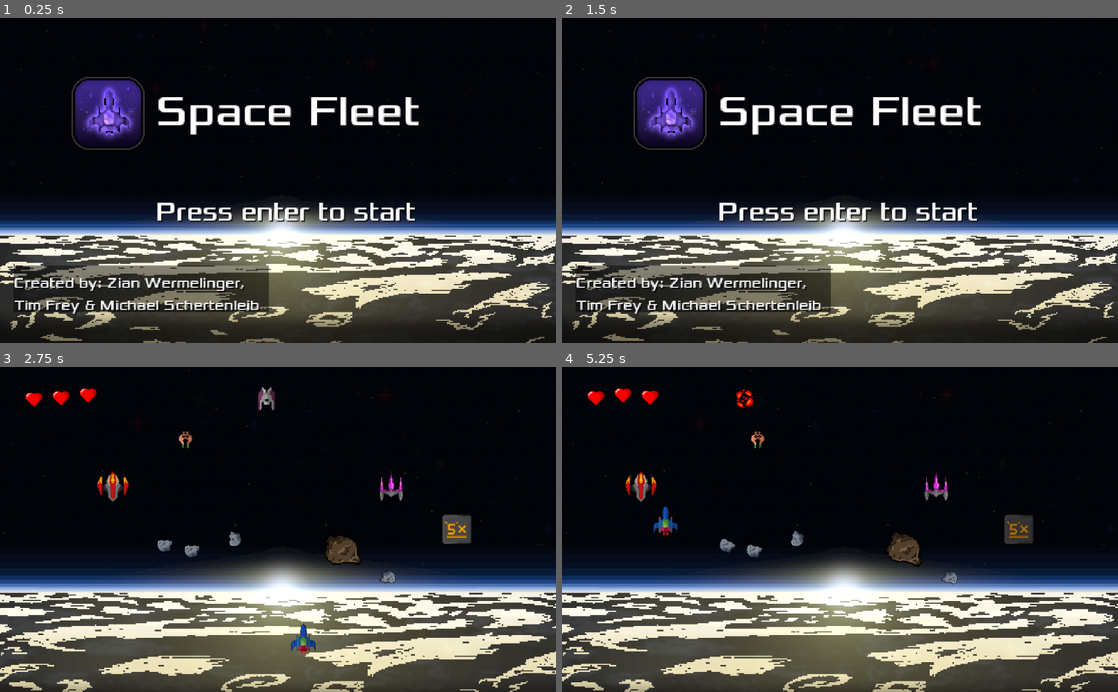
Above: before the commit, frames 1-4 (two rows, left to right).
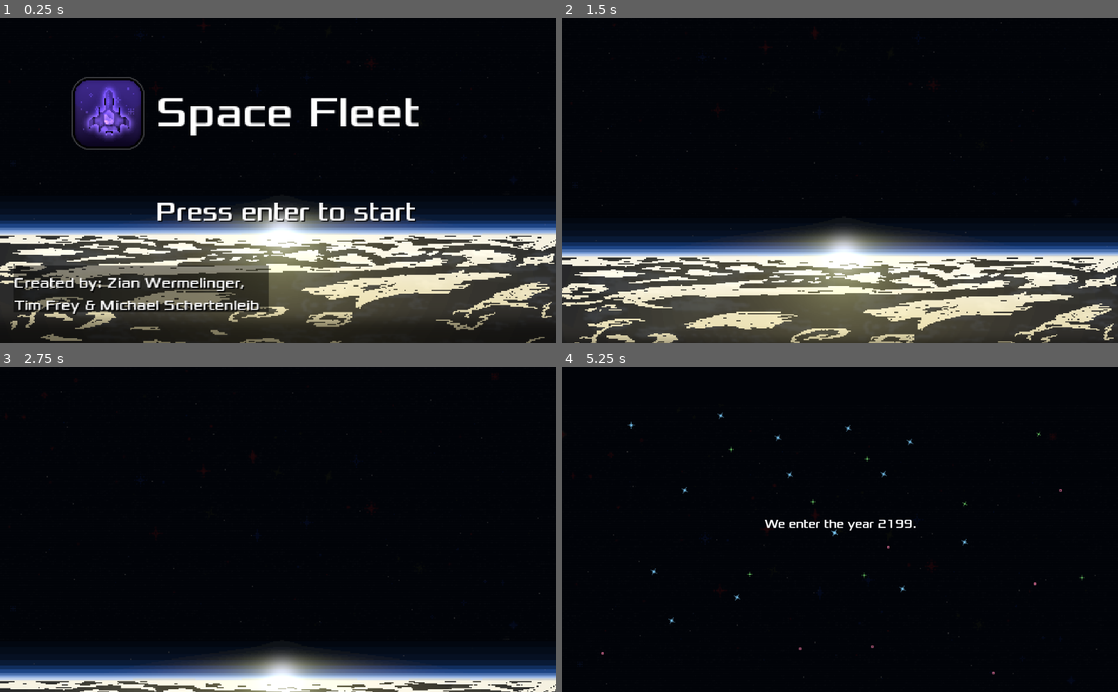
Above: after the commit, the same moments.

Repository: timmmmmb/Brackeys-Game-Jam-2021.1
Game: Godot game, scene res://scenes/Menu.tscn
Same seed, same stepped clock (60 frames per second), same inputs: the game is played once before the commit and once after it.
Inputs:
- Up to frame 1 (0.25 s): no input
- Up to frame 2 (1.5 s): tap Enter (ui_accept) at 0.5, 0.77, 1.25 s; hold D (right) 0.53-1.28 s; hold Space (shoot) 0.53-1.28 s; hold S (down) from 1.28 s (still down); tap Space (shoot) at 1.35 s
- Up to frame 3 (2.75 s): tap Enter (ui_accept) at 1.52 s; release S (down) at 2.03 s; hold D (right) from 2.03 s (still down); hold Space (shoot) from 2.03 s (still down)
- Up to frame 4 (5.25 s): release D (right) at 2.78 s; release Space (shoot) at 2.78 s; hold W (up) 2.78-3.53 s; tap Space (shoot) at 2.85, 4.35 s; tap Enter (ui_accept) at 3.02, 3.77, 4.52 s; hold Space (shoot) 3.53-4.28 s; hold A (left) 3.53-5.03 s; hold S (down) from 5.03 s (still down); hold Space (shoot) from 5.03 s (still down)

The runs differ from the first frame. In frame 1, 1.0% of the frame differs, in the area x 28-76%, y 24-37%; in frame 2, 39%; in frame 3, 41%; in frame 4, 43%, in the area x 0-100%, y 0-100%.

Commit message:
added a cutscene

Diff:
--- /dev/null
+++ b/scenes/Cutscenes.gd
@@ -0,0 +1,4 @@
+extends Node2D
+
+func _on_AnimationPlayer_animation_finished(anim_name: String) -> void:
+	get_tree().change_scene("res://scenes/levels/Level.tscn")
--- /dev/null
+++ b/scenes/Cutscenes.tscn
@@ -0,0 +1,278 @@
+[gd_scene load_steps=12 format=2]
+
+[ext_resource path="res://scenes/entitys/Star.tscn" type="PackedScene" id=1]
+[ext_resource path="res://assets/images/friendlies/PlayerCharacter - 48x48.png" type="Texture" id=2]
+[ext_resource path="res://assets/font/font22pt.tres" type="DynamicFont" id=3]
+[ext_resource path="res://assets/sounds/music/Loneliness & Sudden Hope - Intro Part.wav" type="AudioStream" id=4]
+[ext_resource path="res://scenes/Cutscenes.gd" type="Script" id=5]
+[ext_resource path="res://assets/images/backgrounds/planet-horizon.png" type="Texture" id=6]
+
+[sub_resource type="Animation" id=5]
+resource_name = "Intro"
+length = 30.0
+tracks/0/type = "value"
+tracks/0/path = NodePath("Label:text")
+tracks/0/interp = 1
+tracks/0/loop_wrap = true
+tracks/0/imported = false
+tracks/0/enabled = true
+tracks/0/keys = {
+"times": PoolRealArray( 0, 2, 4, 6, 8, 12, 15, 18.5, 22, 24.9 ),
+"transitions": PoolRealArray( 1, 1, 1, 1, 1, 1, 1, 1, 1, 1 ),
+"update": 1,
+"values": [ "", "We enter the year 2199.
+", "We enter the year 2199.
+Soon the new century begins.", "We enter the year 2199.
+Soon the new century begins.
+However, without us humans. ", "After the occupation of Mars, we tried our best with Titan, one of Jupiter's many moons. ", "But what we didn't know, it was inhabited.", "After landing they wiped out the crew and started their invasion. ", "It only took them a few months, before the people on Mars got annihilated.", "Our last hope is the lonely pilot. The only survivor of the attack on Mars. ", "" ]
+}
+tracks/1/type = "value"
+tracks/1/path = NodePath("Spaceship:position")
+tracks/1/interp = 1
+tracks/1/loop_wrap = true
+tracks/1/imported = false
+tracks/1/enabled = true
+tracks/1/keys = {
+"times": PoolRealArray( 0, 24.9, 29.9 ),
+"transitions": PoolRealArray( 1, 1, 1 ),
+"update": 0,
+"values": [ Vector2( 0, 328 ), Vector2( 0, 328 ), Vector2( 0, 65.4752 ) ]
+}
+
+[sub_resource type="AtlasTexture" id=1]
+atlas = ExtResource( 2 )
+region = Rect2( 48, 0, 48, 48 )
+
+[sub_resource type="AtlasTexture" id=2]
+atlas = ExtResource( 2 )
+region = Rect2( 96, 0, 48, 48 )
+
+[sub_resource type="AtlasTexture" id=3]
+atlas = ExtResource( 2 )
+region = Rect2( 144, 0, 48, 48 )
+
+[sub_resource type="SpriteFrames" id=4]
+animations = [ {
+"frames": [ SubResource( 1 ), SubResource( 2 ), SubResource( 3 ) ],
+"loop": true,
+"name": "default",
+"speed": 5.0
+} ]
+
+[node name="Node2D" type="Node2D"]
+script = ExtResource( 5 )
+
+[node name="ColorRect" type="ColorRect" parent="."]
+margin_left = -512.0
+margin_top = -304.0
+margin_right = 512.0
+margin_bottom = 304.0
+color = Color( 0.00784314, 0.0156863, 0.0352941, 1 )
+__meta__ = {
+"_edit_use_anchors_": false
+}
+
+[node name="planet-horizon" type="Sprite" parent="."]
+position = Vector2( 0, 280 )
+scale = Vector2( 2.13333, 2.13333 )
+texture = ExtResource( 6 )
+
+[node name="Camera2D" type="Camera2D" parent="."]
+current = true
+
+[node name="Stars" type="Control" parent="."]
+margin_right = 40.0
+margin_bottom = 40.0
+__meta__ = {
+"_edit_use_anchors_": false
+}
+
+[node name="Star" parent="Stars" instance=ExtResource( 1 )]
+position = Vector2( -384, -192 )
+frame = 0
+
+[node name="Star2" parent="Stars" instance=ExtResource( 1 )]
+position = Vector2( -219.347, -209.363 )
+rotation = 0.523598
+frame = 0
+
+[node name="Star3" parent="Stars" instance=ExtResource( 1 )]
+position = Vector2( -92.4145, -100.393 )
+rotation = 0.523598
+frame = 0
+
+[node name="Star4" parent="Stars" instance=ExtResource( 1 )]
+position = Vector2( -285.807, -71.6536 )
+rotation = 0.523598
+frame = 0
+
+[node name="Star5" parent="Stars" instance=ExtResource( 1 )]
+position = Vector2( -113.969, -168.649 )
+rotation = 0.523598
+frame = 0
+
+[node name="Star6" parent="Stars" instance=ExtResource( 1 )]
+position = Vector2( 80.6208, -101.59 )
+rotation = 0.523598
+frame = 0
+
+[node name="Star7" parent="Stars" instance=ExtResource( 1 )]
+position = Vector2( 129.119, -160.866 )
+rotation = 0.523598
+frame = 0
+
+[node name="Star8" parent="Stars" instance=ExtResource( 1 )]
+position = Vector2( 15.3584, -186.013 )
+rotation = 0.523598
+frame = 0
+
+[node name="Star9" parent="Stars" instance=ExtResource( 1 )]
+position = Vector2( -9.78864, 6.78119 )
+rotation = 0.523598
+frame = 0
+
+[node name="Star10" parent="Stars" instance=ExtResource( 1 )]
+position = Vector2( -9.78864, 6.78119 )
+rotation = 0.523598
+frame = 0
+
+[node name="Star11" parent="Stars" instance=ExtResource( 1 )]
+position = Vector2( -309.757, 169.039 )
+rotation = 0.523598
+frame = 0
+
+[node name="Star12" parent="Stars" instance=ExtResource( 1 )]
+position = Vector2( -189.41, 125.93 )
+rotation = 0.523598
+frame = 0
+
+[node name="Star13" parent="Stars" instance=ExtResource( 1 )]
+position = Vector2( -342.687, 78.6298 )
+rotation = 0.523598
+frame = 0
+
+[node name="Star14" parent="Stars" instance=ExtResource( 1 )]
+position = Vector2( 115.348, 110.363 )
+rotation = 0.523598
+frame = 0
+
+[node name="Star15" parent="Stars" instance=ExtResource( 1 )]
+position = Vector2( 229.707, 24.1446 )
+rotation = 0.523598
+frame = 0
+
+[node name="Star16" parent="Stars" instance=ExtResource( 1 )]
+position = Vector2( 366.17, -175.302 )
+rotation = 0.523598
+animation = "star2"
+frame = 3
+
+[node name="Star17" parent="Stars" instance=ExtResource( 1 )]
+position = Vector2( 229.999, -46.6958 )
+rotation = 0.523598
+animation = "star2"
+frame = 3
+
+[node name="Star18" parent="Stars" instance=ExtResource( 1 )]
+position = Vector2( -49.3677, -50.4783 )
+animation = "star2"
+frame = 3
+
+[node name="Star19" parent="Stars" instance=ExtResource( 1 )]
+position = Vector2( -200.129, -147.203 )
+animation = "star2"
+frame = 3
+
+[node name="Star20" parent="Stars" instance=ExtResource( 1 )]
+position = Vector2( 50.5991, -129.911 )
+animation = "star2"
+frame = 3
+
+[node name="Star21" parent="Stars" instance=ExtResource( 1 )]
+position = Vector2( -165.545, 82.9909 )
+animation = "star2"
+frame = 3
+
+[node name="Star22" parent="Stars" instance=ExtResource( 1 )]
+position = Vector2( 446.143, 89.4752 )
+animation = "star2"
+frame = 3
+
+[node name="Star23" parent="Stars" instance=ExtResource( 1 )]
+position = Vector2( 45.1954, 85.1523 )
+animation = "star2"
+frame = 3
+
+[node name="Star24" parent="Stars" instance=ExtResource( 1 )]
+position = Vector2( 88.9647, 32.7373 )
+animation = "star3"
+frame = 3
+
+[node name="Star25" parent="Stars" instance=ExtResource( 1 )]
+position = Vector2( 406.157, -72.0928 )
+animation = "star3"
+frame = 3
+
+[node name="Star26" parent="Stars" instance=ExtResource( 1 )]
+position = Vector2( 359.145, 100.282 )
+animation = "star3"
+frame = 3
+
+[node name="Star27" parent="Stars" instance=ExtResource( 1 )]
+position = Vector2( 359.145, 100.282 )
+animation = "star3"
+frame = 3
+
+[node name="Star28" parent="Stars" instance=ExtResource( 1 )]
+position = Vector2( 282.541, 265.098 )
+animation = "star3"
+frame = 3
+
+[node name="Star29" parent="Stars" instance=ExtResource( 1 )]
+position = Vector2( -73.3677, 220.219 )
+animation = "star3"
+frame = 3
+
+[node name="Star30" parent="Stars" instance=ExtResource( 1 )]
+position = Vector2( 59.7229, 216.35 )
+animation = "star3"
+frame = 3
+
+[node name="Star31" parent="Stars" instance=ExtResource( 1 )]
+position = Vector2( -437.046, 228.73 )
+animation = "star3"
+frame = 3
+
+[node name="AnimationPlayer" type="AnimationPlayer" parent="."]
+autoplay = "Intro"
+anims/Intro = SubResource( 5 )
+
+[node name="Label" type="Label" parent="."]
+margin_left = -256.0
+margin_top = -123.203
+margin_right = 258.0
+margin_bottom = 132.797
+custom_fonts/font = ExtResource( 3 )
+align = 1
+valign = 1
+autowrap = true
+__meta__ = {
+"_edit_use_anchors_": false
+}
+
+[node name="Spaceship" type="Node2D" parent="."]
+position = Vector2( 0, 328 )
+__meta__ = {
+"_edit_group_": true
+}
+
+[node name="Animation" type="AnimatedSprite" parent="Spaceship"]
+frames = SubResource( 4 )
+playing = true
+
+[node name="AudioStreamPlayer2D" type="AudioStreamPlayer2D" parent="."]
+stream = ExtResource( 4 )
+volume_db = -10.0
+autoplay = true
+attenuation = 0.176777
+[connection signal="animation_finished" from="AnimationPlayer" to="." method="_on_AnimationPlayer_animation_finished"]
--- a/scenes/Menu.gd
+++ b/scenes/Menu.gd
@@ -6,7 +6,9 @@
 
 func _process(_delta):
 	var accept = Input.is_action_just_pressed("ui_accept")
-	if accept:
+	if accept && $AnimationPlayer.current_animation != "Start" && !$Enter.playing:
 		$Enter.play()
 		yield($Enter, "finished")
-		get_tree().change_scene("res://scenes/levels/Level.tscn")
+		$AnimationPlayer.play("Start")
+		yield($AnimationPlayer, "animation_finished")
+		get_tree().change_scene("res://scenes/Cutscenes.tscn")
--- a/scenes/Menu.tscn
+++ b/scenes/Menu.tscn
@@ -13,7 +13,7 @@
 resource_name = "Blink"
 loop = true
 tracks/0/type = "value"
-tracks/0/path = NodePath("EnterLabel:visible")
+tracks/0/path = NodePath("UI/EnterLabel:visible")
 tracks/0/interp = 1
 tracks/0/loop_wrap = true
 tracks/0/imported = false
@@ -25,32 +25,63 @@
 "values": [ true, false, true ]
 }
 
+[sub_resource type="Animation" id=2]
+resource_name = "Start"
+length = 2.0
+tracks/0/type = "value"
+tracks/0/path = NodePath("UI:visible")
+tracks/0/interp = 1
+tracks/0/loop_wrap = true
+tracks/0/imported = false
+tracks/0/enabled = true
+tracks/0/keys = {
+"times": PoolRealArray( 0, 0.1 ),
+"transitions": PoolRealArray( 1, 1 ),
+"update": 1,
+"values": [ true, false ]
+}
+tracks/1/type = "value"
+tracks/1/path = NodePath("Camera2D:position")
+tracks/1/interp = 1
+tracks/1/loop_wrap = true
+tracks/1/imported = false
+tracks/1/enabled = true
+tracks/1/keys = {
+"times": PoolRealArray( 0.1, 2 ),
+"transitions": PoolRealArray( 1, 1 ),
+"update": 0,
+"values": [ Vector2( 0, 0 ), Vector2( 0, -96 ) ]
+}
+
 [node name="Menu" type="Node2D"]
 script = ExtResource( 2 )
 
 [node name="planet-horizon" type="Sprite" parent="."]
 texture = ExtResource( 1 )
 
-[node name="Camera2D" type="Camera2D" parent="."]
-current = true
-zoom = Vector2( 0.46, 0.46 )
+[node name="UI" type="Control" parent="."]
+margin_right = 40.0
+margin_bottom = 40.0
+__meta__ = {
+"_edit_use_anchors_": false
+}
 
-[node name="icon - spaceship" type="Sprite" parent="."]
+[node name="icon - spaceship" type="Sprite" parent="UI"]
 position = Vector2( -144, -57 )
 texture = ExtResource( 6 )
 
-[node name="Title" type="Label" parent="."]
+[node name="Title" type="Label" parent="UI"]
 margin_left = -104.0
-margin_top = -81.0
+margin_top = -80.0
 margin_right = 128.0
-margin_bottom = -37.0
+margin_bottom = -36.0
 custom_fonts/font = ExtResource( 3 )
 text = "Space Fleet"
 __meta__ = {
 "_edit_use_anchors_": false
 }
 
-[node name="ColorRect" type="ColorRect" parent="."]
+[node name="ColorRect" type="ColorRect" parent="UI"]
 margin_left = -224.0
 margin_top = 72.0
 margin_right = -8.0
@@ -60,7 +91,7 @@
 "_edit_use_anchors_": false
 }
 
-[node name="Credits" type="Label" parent="."]
+[node name="Credits" type="Label" parent="UI"]
 margin_left = -224.0
 margin_top = 79.0
 margin_right = -8.0
@@ -73,7 +104,7 @@
 "_edit_use_anchors_": false
 }
 
-[node name="EnterLabel" type="Label" parent="."]
+[node name="EnterLabel" type="Label" parent="UI"]
 margin_left = -104.0
 margin_top = 7.0
 margin_right = 117.0
@@ -90,6 +121,7 @@
 [node name="AnimationPlayer" type="AnimationPlayer" parent="."]
 autoplay = "Blink"
 anims/Blink = SubResource( 1 )
+anims/Start = SubResource( 2 )
 
 [node name="Music" type="AudioStreamPlayer2D" parent="."]
 stream = ExtResource( 8 )
@@ -97,3 +129,7 @@
 
 [node name="Enter" type="AudioStreamPlayer2D" parent="."]
 stream = ExtResource( 7 )
+
+[node name="Camera2D" type="Camera2D" parent="."]
+current = true
+zoom = Vector2( 0.46, 0.46 )
--- /dev/null
+++ b/scenes/entitys/Star.tscn
@@ -0,0 +1,87 @@
+[gd_scene load_steps=15 format=2]
+
+[ext_resource path="res://assets/images/celestialbodies/Stars - 48x48.png" type="Texture" id=1]
+
+[sub_resource type="AtlasTexture" id=1]
+flags = 4
+atlas = ExtResource( 1 )
+region = Rect2( 0, 96, 48, 48 )
+
+[sub_resource type="AtlasTexture" id=2]
+flags = 4
+atlas = ExtResource( 1 )
+region = Rect2( 48, 96, 48, 48 )
+
+[sub_resource type="AtlasTexture" id=3]
+flags = 4
+atlas = ExtResource( 1 )
+region = Rect2( 96, 96, 48, 48 )
+
+[sub_resource type="AtlasTexture" id=4]
+flags = 4
+atlas = ExtResource( 1 )
+region = Rect2( 144, 96, 48, 48 )
+
+[sub_resource type="AtlasTexture" id=5]
+flags = 4
+atlas = ExtResource( 1 )
+region = Rect2( 0, 48, 48, 48 )
+
+[sub_resource type="AtlasTexture" id=6]
+flags = 4
+atlas = ExtResource( 1 )
+region = Rect2( 48, 48, 48, 48 )
+
+[sub_resource type="AtlasTexture" id=7]
+flags = 4
+atlas = ExtResource( 1 )
+region = Rect2( 96, 48, 48, 48 )
+
+[sub_resource type="AtlasTexture" id=8]
+flags = 4
+atlas = ExtResource( 1 )
+region = Rect2( 144, 48, 48, 48 )
+
+[sub_resource type="AtlasTexture" id=9]
+flags = 4
+atlas = ExtResource( 1 )
+region = Rect2( 0, 0, 48, 48 )
+
+[sub_resource type="AtlasTexture" id=10]
+flags = 4
+atlas = ExtResource( 1 )
+region = Rect2( 48, 0, 48, 48 )
+
+[sub_resource type="AtlasTexture" id=11]
+flags = 4
+atlas = ExtResource( 1 )
+region = Rect2( 96, 0, 48, 48 )
+
+[sub_resource type="AtlasTexture" id=12]
+flags = 4
+atlas = ExtResource( 1 )
+region = Rect2( 144, 0, 48, 48 )
+
+[sub_resource type="SpriteFrames" id=13]
+animations = [ {
+"frames": [ SubResource( 1 ), SubResource( 2 ), SubResource( 3 ), SubResource( 4 ) ],
+"loop": true,
+"name": "star3",
+"speed": 5.0
+}, {
+"frames": [ SubResource( 5 ), SubResource( 6 ), SubResource( 7 ), SubResource( 8 ) ],
+"loop": true,
+"name": "star2",
+"speed": 5.0
+}, {
+"frames": [ SubResource( 9 ), SubResource( 10 ), SubResource( 11 ), SubResource( 12 ) ],
+"loop": true,
+"name": "star1",
+"speed": 5.0
+} ]
+
+[node name="Star" type="AnimatedSprite"]
+frames = SubResource( 13 )
+animation = "star1"
+frame = 1
+playing = true
Not shown: 1 places in scenes/Menu.tscn that only renumber resources
